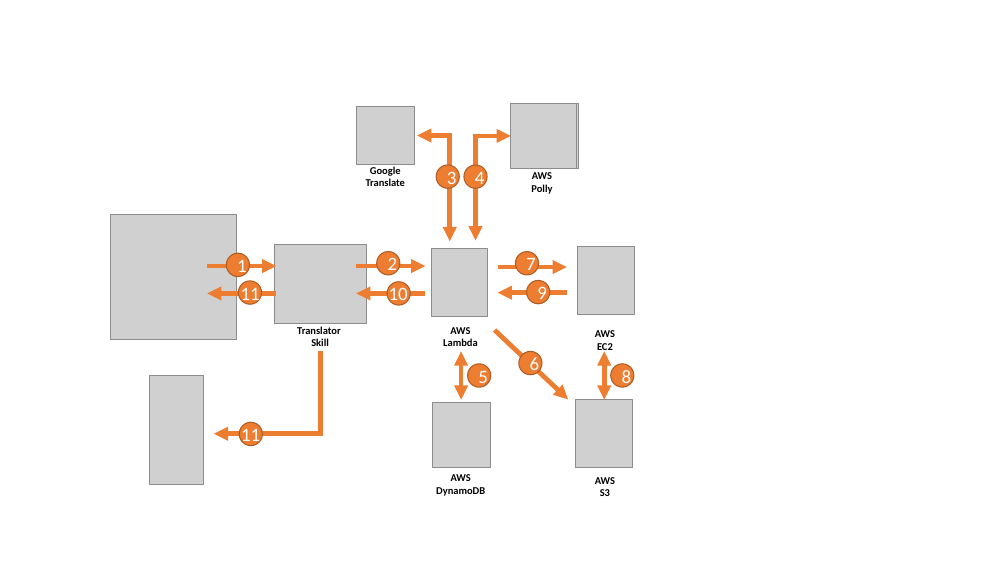
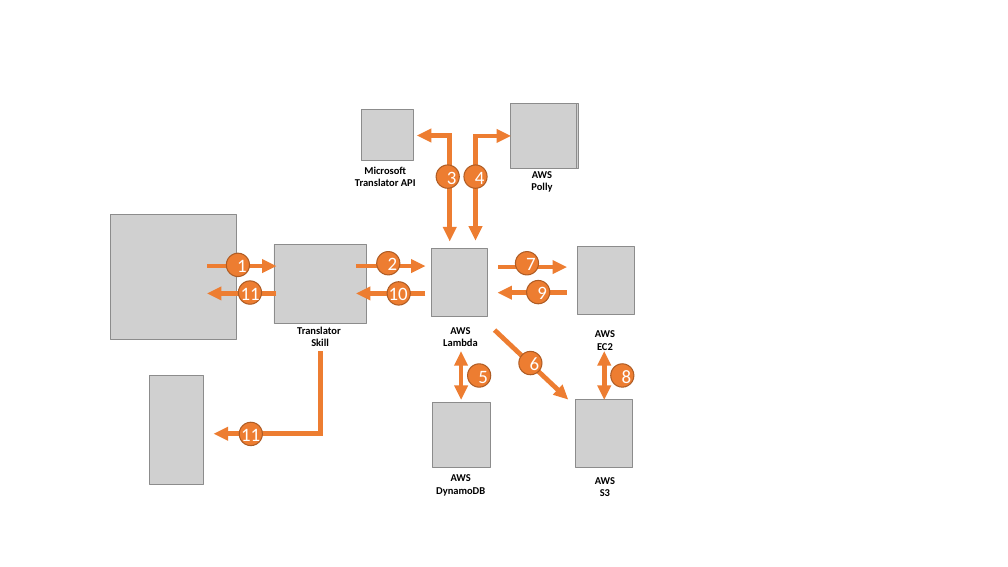
Before and after one commit to KayLerch/alexa-meets-polly, a slide deck: slide 1 of docs/solution-architecture.pptx. Drawn at 1008x567 pixels with LibreOffice and Linux fonts; fonts in the diff are those of the drawing; grey boxes stand for pictures. Boxes give left, top, right and bottom in pixels: in the first picture for what was removed or moved away, otherwise in the second. Text is boxed around its words. In the diff, an @@ line names an element or a change of style, - is before the commit and + after.

```diff
--- a/docs/solution-architecture.pptx
+++ b/docs/solution-architecture.pptx
@@ picture: place and size @@
-picture at (356, 107, 414, 165)
+picture at (361, 109, 414, 160)
@@ text at (355, 166, 416, 186): text changed @@
-Google Translate
+Microsoft
+Translator API
```
Also in this commit, not shown: 5 other files.
